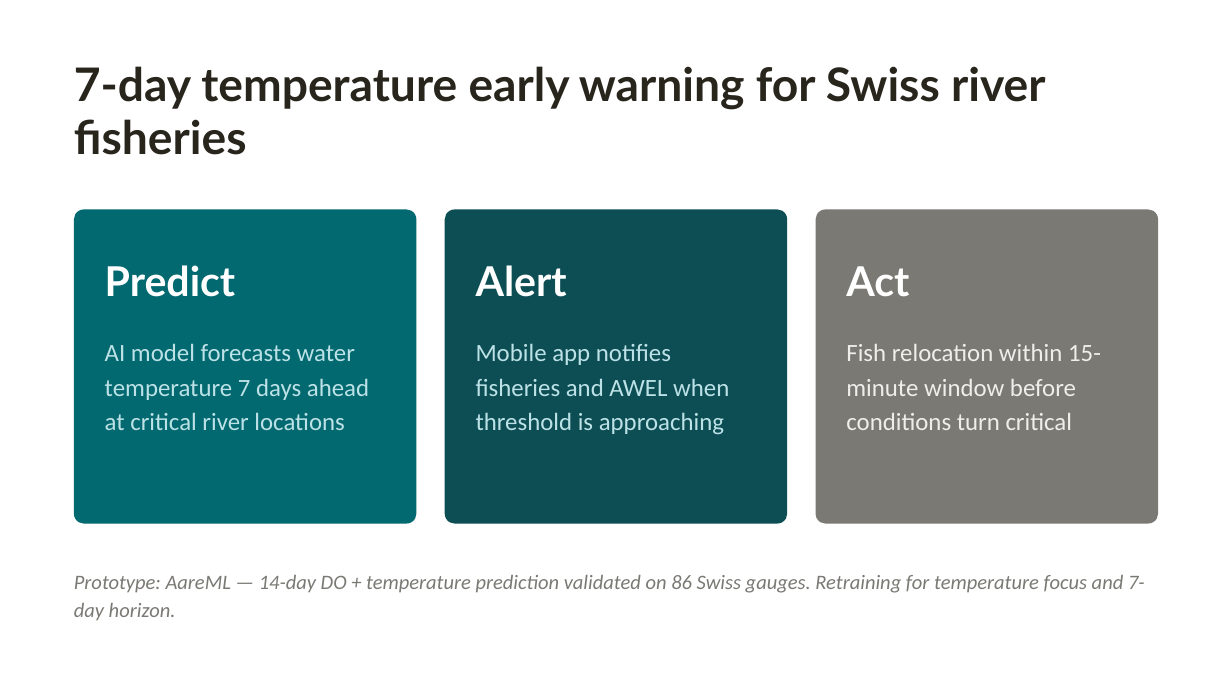
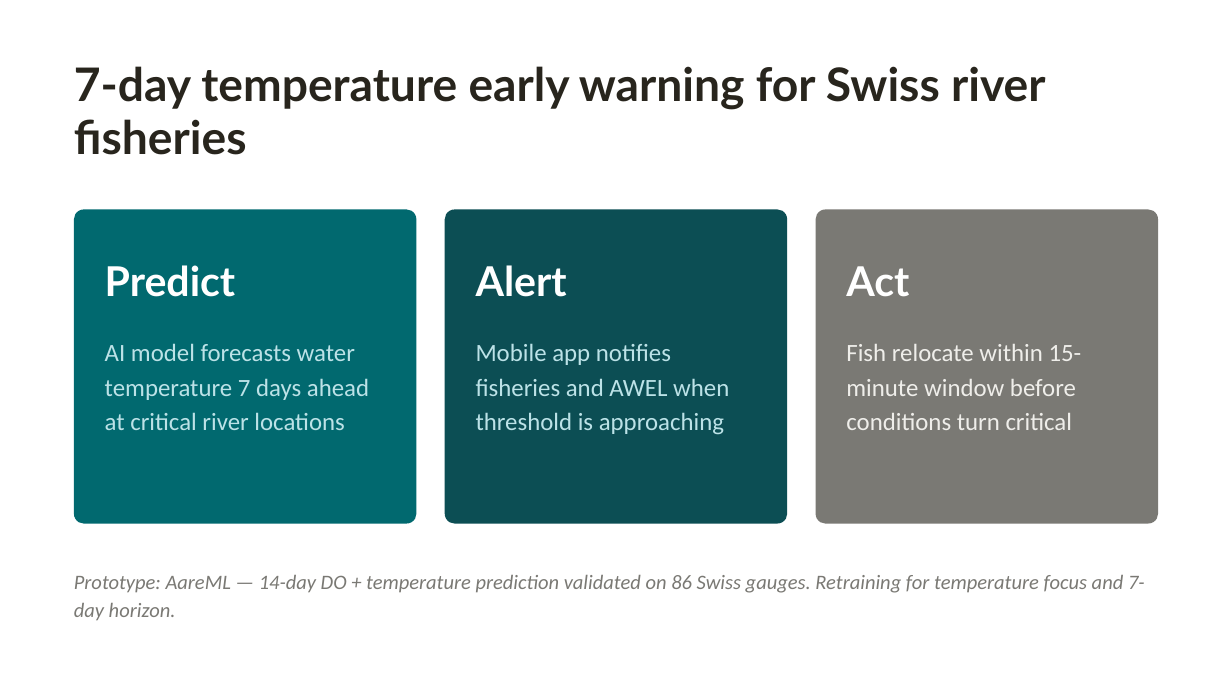
Before and after one commit to polar-bear-after-lunch/AareML, a slide deck: slide 3 of AareML_Sandbox_Pitch.pptx. Drawn at 1232x693 pixels with LibreOffice and Linux fonts; fonts in the diff are those of the drawing. Boxes give left, top, right and bottom in pixels: in the first picture for what was removed or moved away, otherwise in the second. Text is boxed around its words. In the diff, an @@ line names an element or a change of style, - is before the commit and + after.

```diff
--- a/AareML_Sandbox_Pitch.pptx
+++ b/AareML_Sandbox_Pitch.pptx
@@ text at bbox=[846, 344, 1082, 430]: text changed @@
-Fish relocation within 15-minute window before conditions turn critical
+Fish relocate within 15-minute window before conditions turn critical
```
Also in this commit, not shown: 4 other slides changed, 1 other file.
